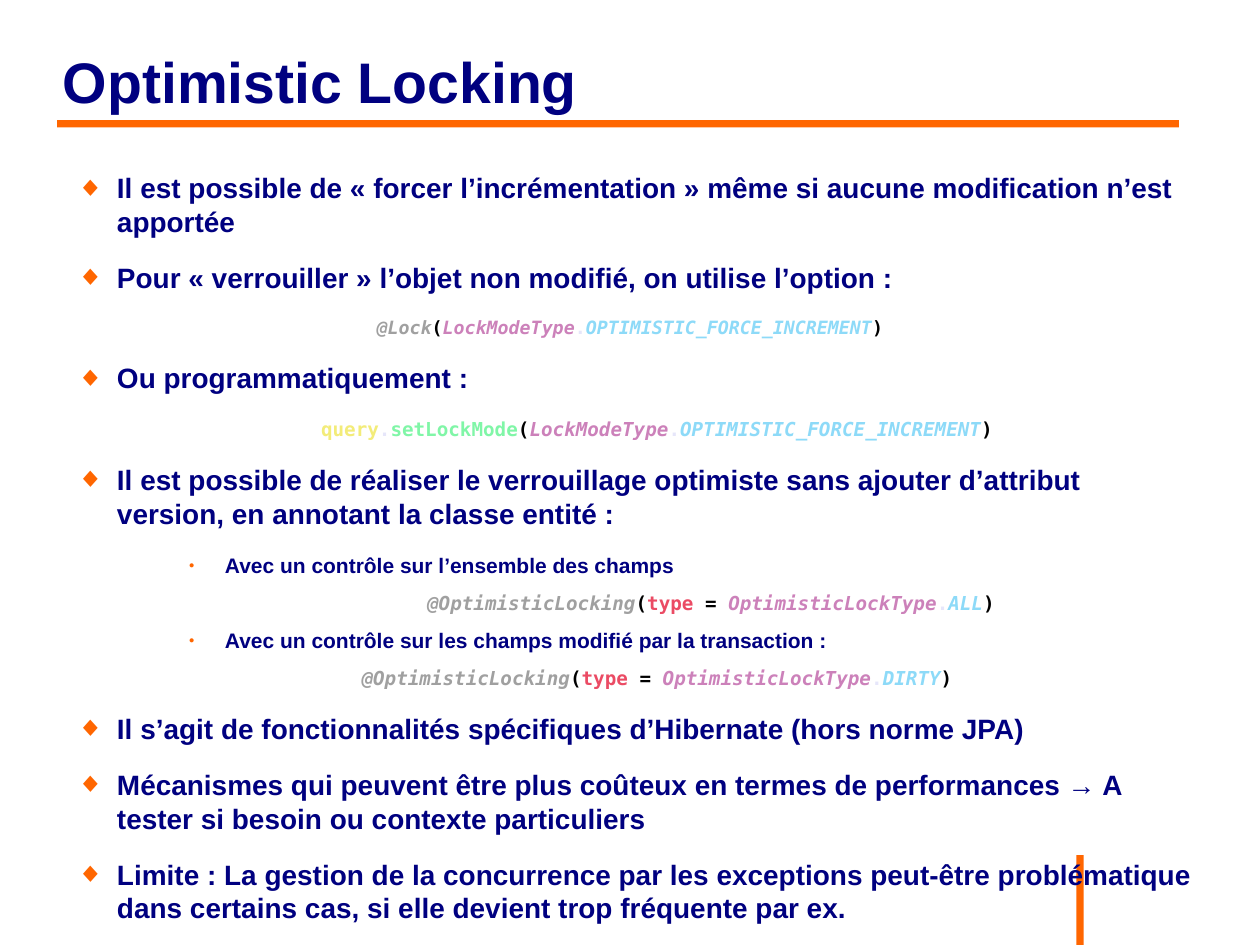
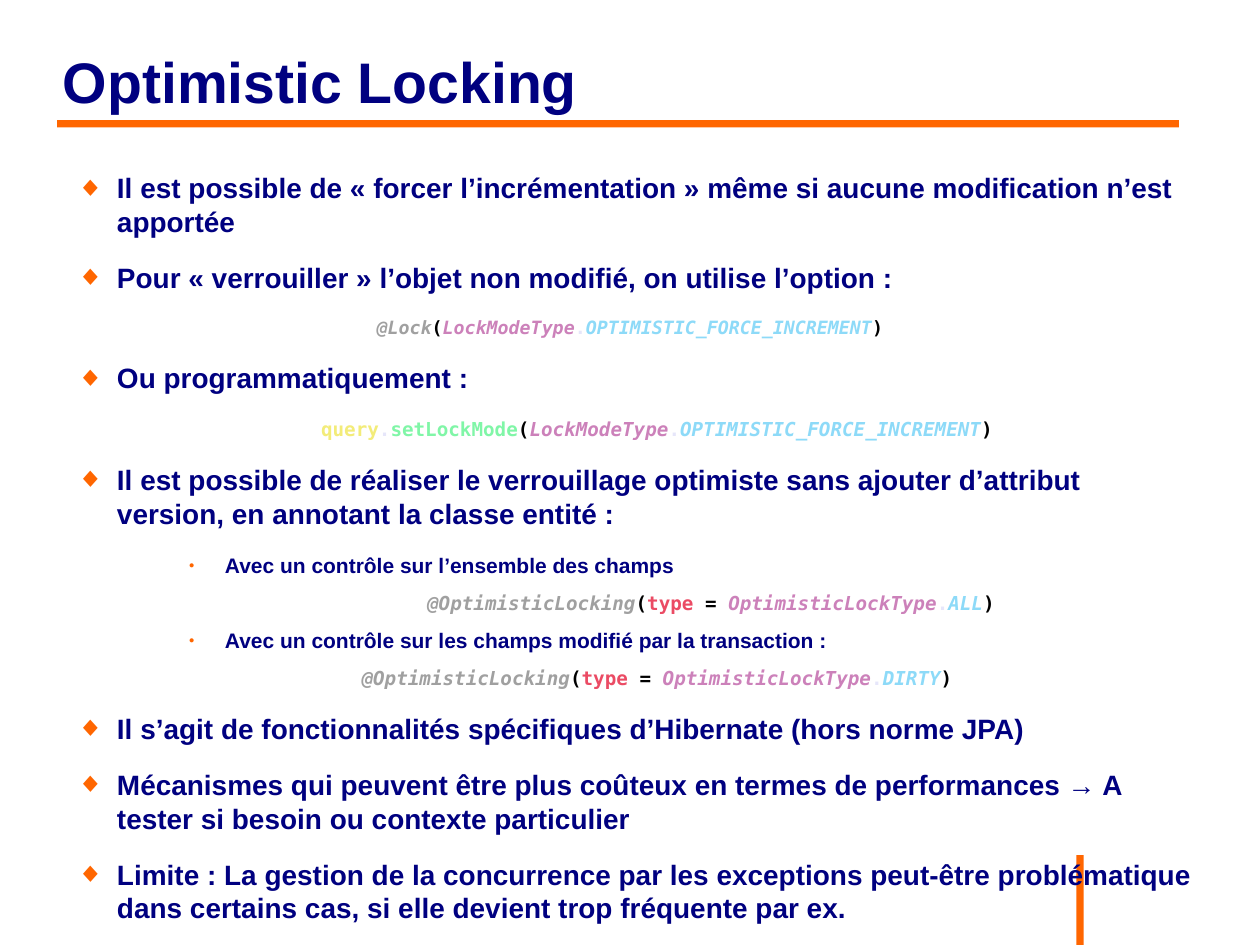
Before and after one commit to philphils/formation-hibernate-avancee, a slide deck: slide 98 of Documentation/diapo_formation_hibernate_avancee.odp. Drawn at 1260x945 pixels with LibreOffice and Linux fonts; fonts in the diff are those of the drawing; background and template pictures are left out. Boxes give left, top, right and bottom in pixels: in the first picture for what was removed or moved away, otherwise in the second. Text is boxed around its words. In the diff, an @@ line names an element or a change of style, - is before the commit and + after.

Commit message:
Diapo fin partie verrou optimiste

```diff
--- a/Documentation/diapo_formation_hibernate_avancee.odp
+++ b/Documentation/diapo_formation_hibernate_avancee.odp
@@ text at box(117, 774, 1122, 834): text changed @@
-◆ Mécanismes qui peuvent être plus coûteux en termes de performances → A tester si besoin ou contexte particuliers
+◆ Mécanismes qui peuvent être plus coûteux en termes de performances → A tester si besoin ou contexte particulier
```
